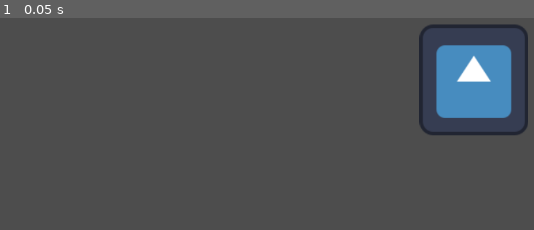
Above: before the commit, frame 1.
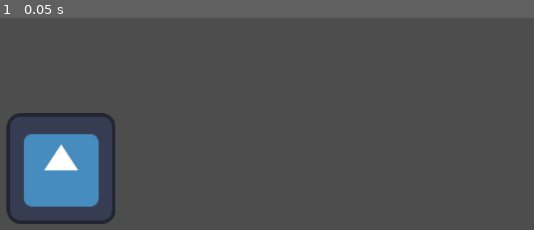
Above: after the commit, the same moment.

Repository: njmoon21/CSCI45-Final-Project
Game: Godot game, scene res://Scenes/Node 2D/node_2d.tscn
Two runs of this game, one before a commit and one after it. Both use one fixed random seed, a clock stepped at 60 frames per second and the inputs below. The project has no main scene, so this scene is started directly. The engine's default icon, where the game draws it, is replaced by a stand-in: a white triangle on a blue panel in a dark square.
Inputs:
- Up to frame 1 (0.05 s): no input

The runs differ from the first frame. In frame 1, 13% of the frame differs, in the area x 1-99%, y 3-98%.

Commit message:
Moved Icon

Diff:
--- a/Scenes/Node 2D/node_2d.tscn
+++ b/Scenes/Node 2D/node_2d.tscn
@@ -5,4 +5,4 @@
 [node name="Node2D" type="Node2D"]
 
 [node name="CharacterBody2D" parent="." instance=ExtResource("1_2bnfv")]
-position = Vector2(875, 238)
+position = Vector2(280, 366)
